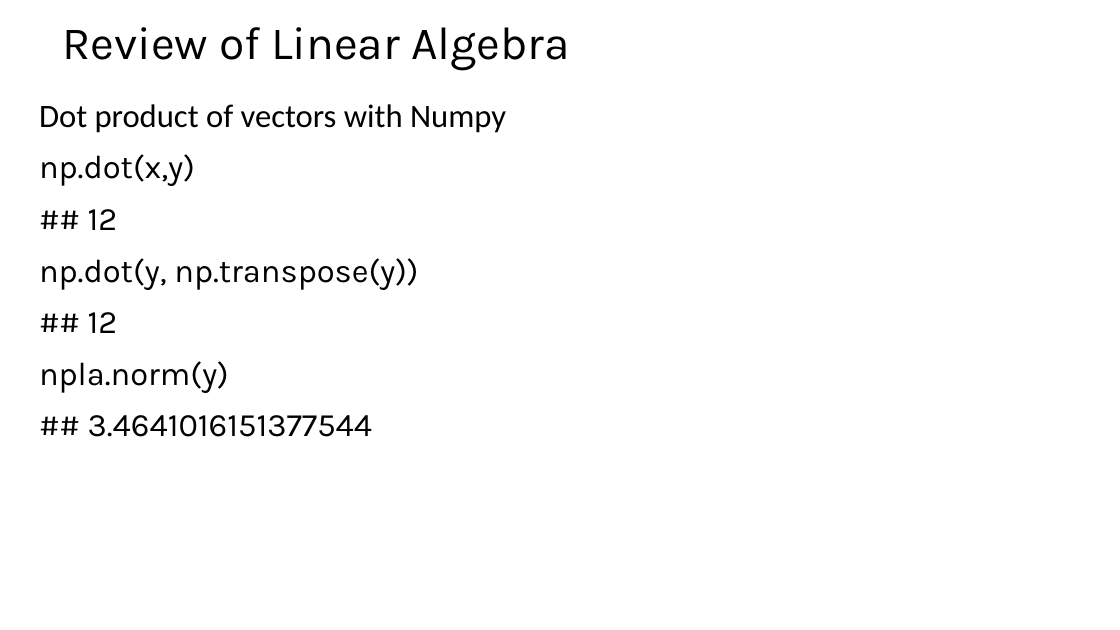
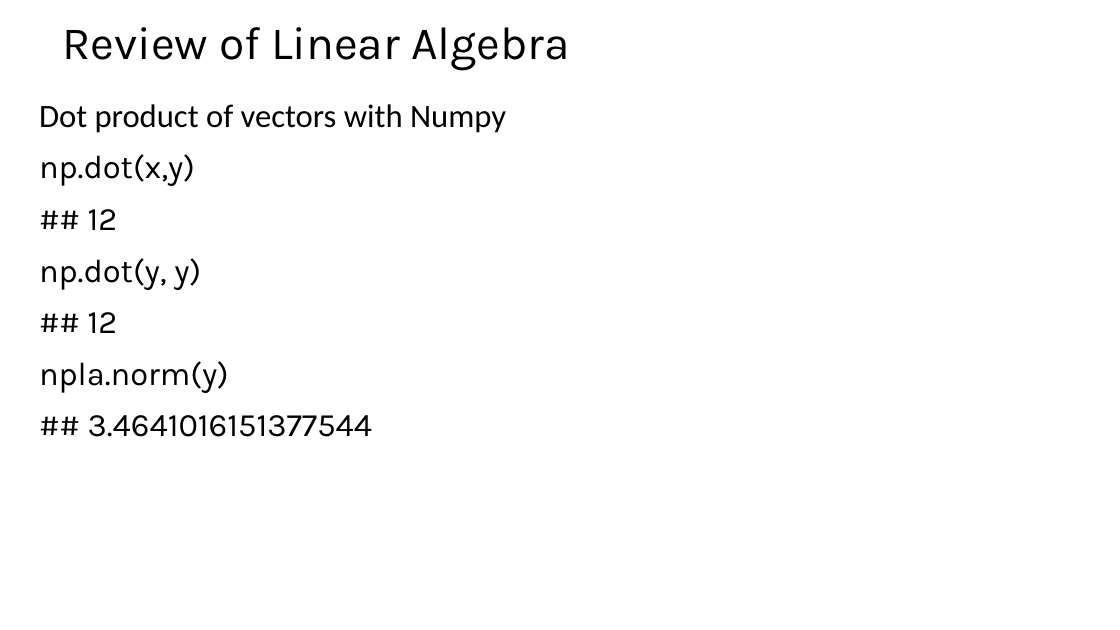
Before and after one commit to StephenElston/CSCI-E25, a slide deck: slide 16 of SuplementaryMaterial/ReviewOfLinearAlgebra.pptx. Drawn at 1120x630 pixels with LibreOffice and Linux fonts; fonts in the diff are those of the drawing. Boxes give left, top, right and bottom in pixels: in the first picture for what was removed or moved away, otherwise in the second. Text is boxed around its words. In the diff, an @@ line names an element or a change of style, - is before the commit and + after.

Commit message:
Commit of updated linear algebra review slides

```diff
--- a/SuplementaryMaterial/ReviewOfLinearAlgebra.pptx
+++ b/SuplementaryMaterial/ReviewOfLinearAlgebra.pptx
@@ text at (39,258,201,290): text changed @@
-np.dot(y, np.transpose(y))
+np.dot(y, y)
```
Also in this commit, not shown: 4 other slides changed, 6 slides added, 1 slide removed.
